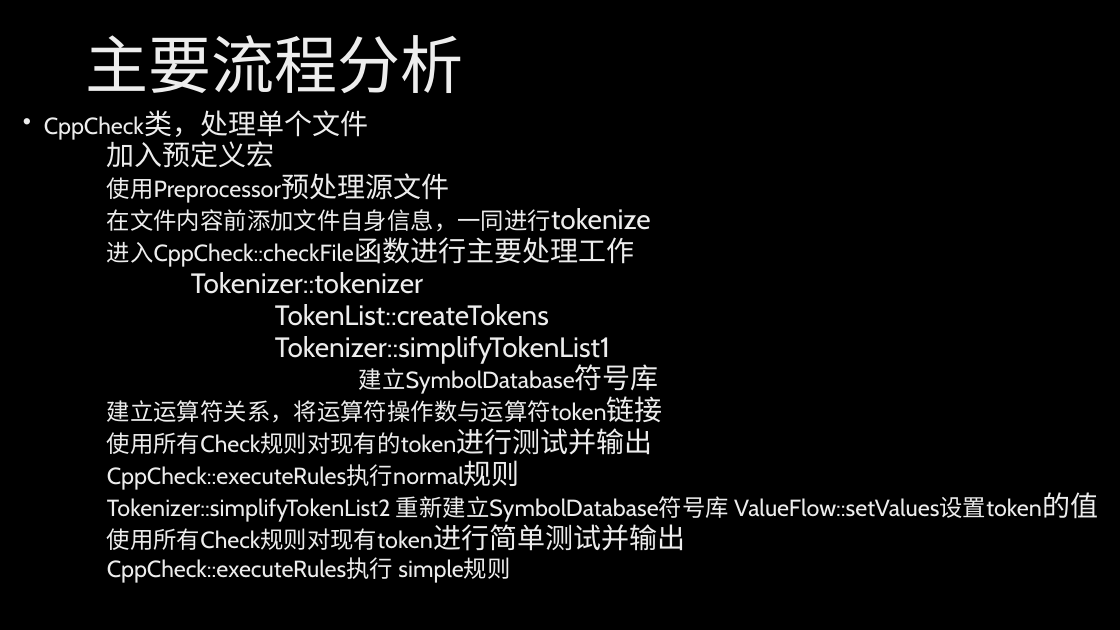
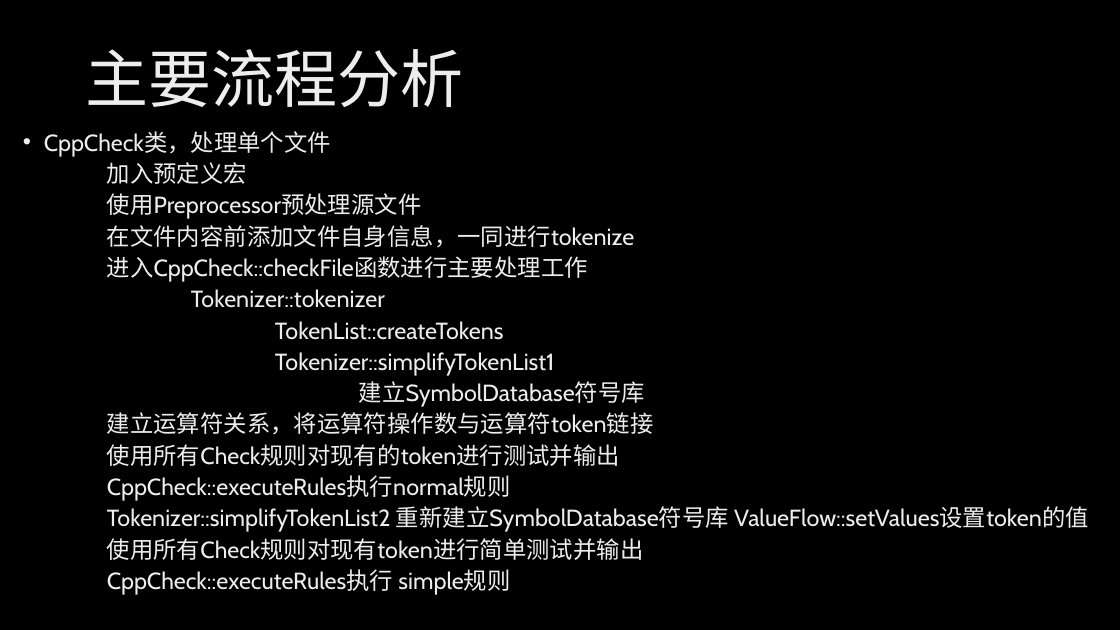
Before and after one commit to HSCppcheck/Cppcheck, a slide deck: slide 9 of 汇报/第四、五周工作汇报.pptx. Drawn at 1120x630 pixels with LibreOffice and Linux fonts; fonts in the diff are those of the drawing; background and template pictures are left out. Boxes give left, top, right and bottom in pixels: in the first picture for what was removed or moved away, otherwise in the second. Text is boxed around its words. In the diff, an @@ line names an element or a change of style, - is before the commit and + after.

```diff
--- a/汇报/第四、五周工作汇报.pptx
+++ b/汇报/第四、五周工作汇报.pptx
@@ title "主要流程分析": place and size @@
-title "主要流程分析" at [85,35,463,93]
+title "主要流程分析" at [85,49,463,107]
@@ text "CppCheck类，处理单个文件": place and size @@
-text "CppCheck类，处理单个文件" at [107,110,1042,583]
+text "CppCheck类，处理单个文件" at [44,131,1089,595]
@@ text "CppCheck类，处理单个文件" at [44,131,1089,595]: size 24 to 20 pt in "CppCheck类，处理单个文件", "加入预定义宏", "使用Preprocessor预处理源文件", "在文件内容前添加文件自身信息，一同进行tokenize" and 10 more places; line spacing 0.6 to 0.7 @@
```
Also in this commit, not shown: 1 other slide changed.
